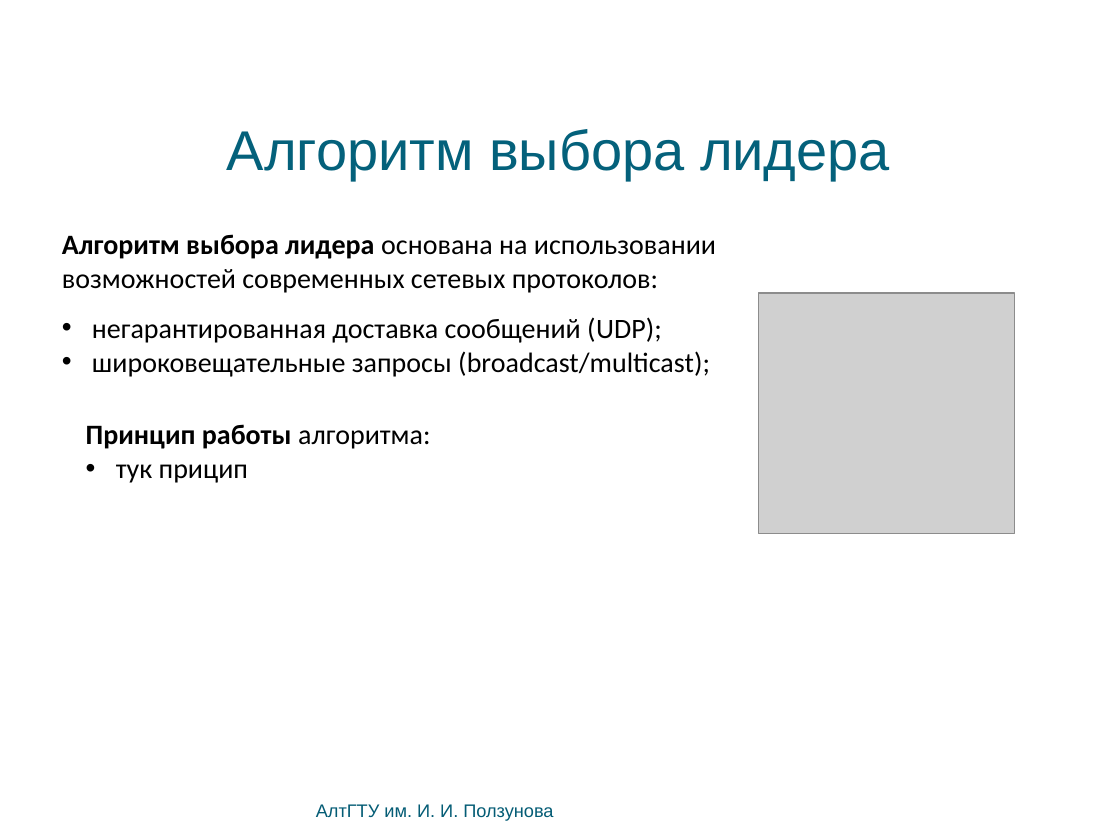
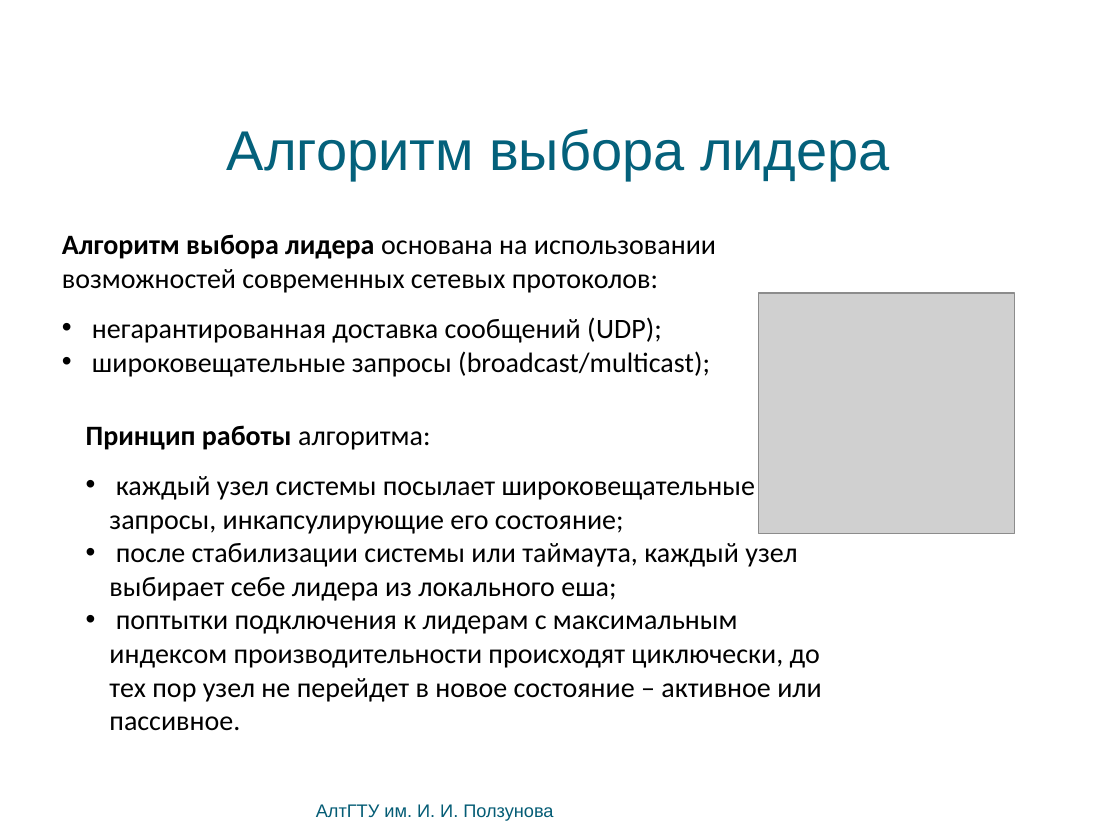
Before and after one commit to bluerain/snoopy, a slide deck: slide 20 of diploma/trunk/ppt/kostyukov.pptx. Drawn at 1120x840 pixels with LibreOffice and Linux fonts; fonts in the diff are those of the drawing; grey boxes stand for pictures; background and template pictures are left out. Boxes give left, top, right and bottom in pixels: in the first picture for what was removed or moved away, otherwise in the second. Text is boxed around its words. In the diff, an @@ line names an element or a change of style, - is before the commit and + after.

```diff
--- a/diploma/trunk/ppt/kostyukov.pptx
+++ b/diploma/trunk/ppt/kostyukov.pptx
@@ text at (109, 476, 822, 702): text changed @@
-• тук прицип
+• каждый узел системы посылает широковещательные запросы, инкапсулирующие его состояние;
+• после стабилизации системы или таймаута, каждый узел выбирает себе лидера из локального еша;
+• поптытки подключения к лидерам с максимальным индексом производительности происходят циключески, до тех пор узел не перейдет в новое состояние – активное или пассивное.
```
Also in this commit, not shown: 5 other slides changed.
